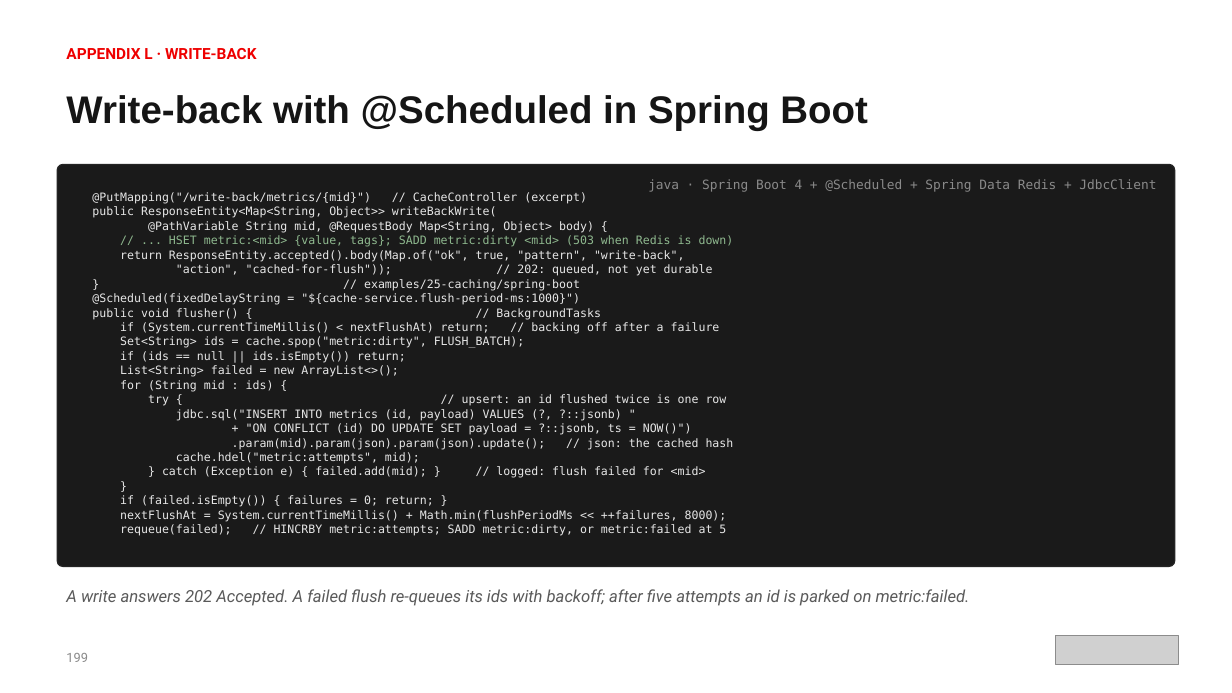
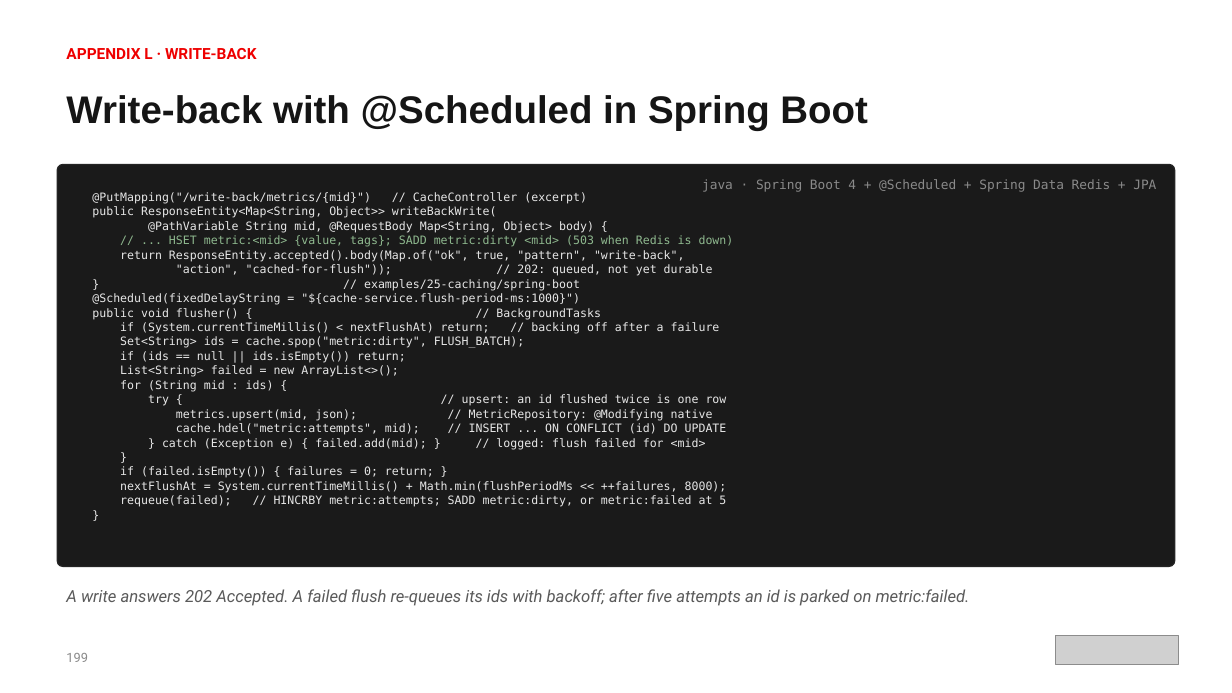
Before and after one commit to patterncatalyst/cloud-native-design-patterns, a slide deck: slide 225 of lgtm-presentation/Designing-Cloud-Native-APIs-Spring.pptx. Drawn at 1232x693 pixels with LibreOffice and Linux fonts; fonts in the diff are those of the drawing; grey boxes stand for pictures. Boxes give left, top, right and bottom in pixels: in the first picture for what was removed or moved away, otherwise in the second. Text is boxed around its words. In the diff, an @@ line names an element or a change of style, - is before the commit and + after.

Commit message:
docs(deck): Spring deck follows the idiomatic examples (S13)

```diff
--- a/lgtm-presentation/Designing-Cloud-Native-APIs-Spring.pptx
+++ b/lgtm-presentation/Designing-Cloud-Native-APIs-Spring.pptx
@@ text at <box>702,179,1156,192</box>: text changed @@
-java · Spring Boot 4 + @Scheduled + Spring Data Redis + JdbcClient
+java · Spring Boot 4 + @Scheduled + Spring Data Redis + JPA
@@ text at <box>92,192,734,507</box>: paragraph added @@
+}
@@ text at <box>176,409,727,435</box>: text changed @@
-jdbc.sql("INSERT INTO metrics (id, payload) VALUES (?, ?::jsonb) "
-+ "ON CONFLICT (id) DO UPDATE SET payload = ?::jsonb, ts = NOW()")
-.param(mid).param(json).param(json).update(); // json: the cached hash
-cache.hdel("metric:attempts", mid);
+metrics.upsert(mid, json); // MetricRepository: @Modifying native
+cache.hdel("metric:attempts", mid); // INSERT ... ON CONFLICT (id) DO UPDATE
```
Also in this commit, not shown: 8 other slides changed, 2 other files.
